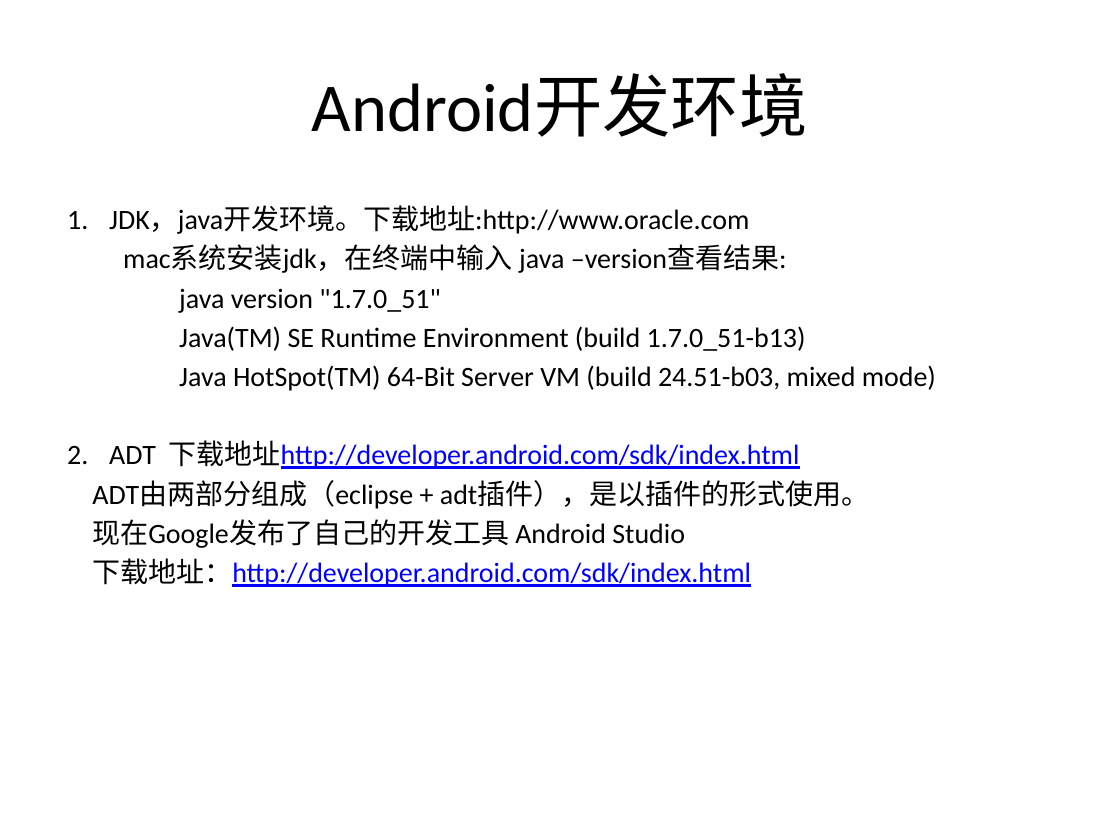
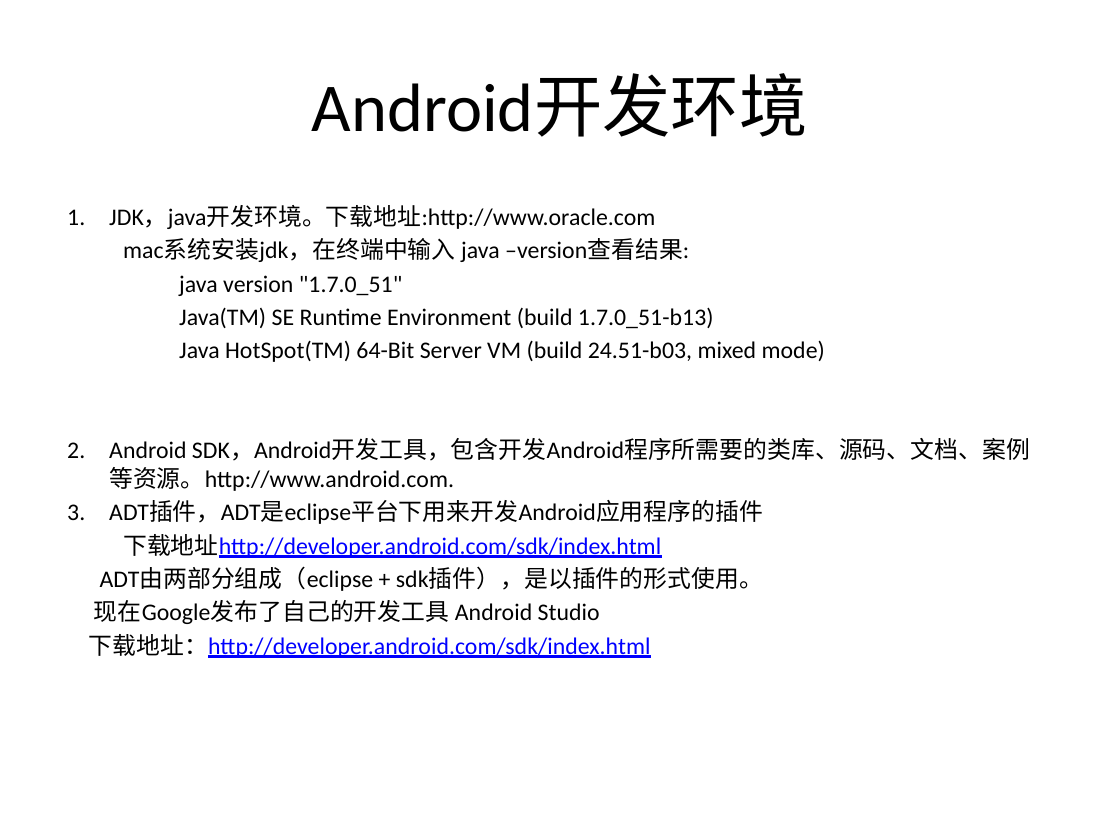
Before and after one commit to alanforgithub/share_content, a slide deck: slide 7 of 文件资料/Android培训-1.pptx. Drawn at 1120x840 pixels with LibreOffice and Linux fonts; fonts in the diff are those of the drawing. Boxes give left, top, right and bottom in pixels: in the first picture for what was removed or moved away, otherwise in the second. Text is boxed around its words. In the diff, an @@ line names an element or a change of style, - is before the commit and + after.

```diff
--- a/文件资料/Android培训-1.pptx
+++ b/文件资料/Android培训-1.pptx
@@ text at (89,205,825,658): size 18 to 15.3 pt in "JDK，java开发环境。下载地址:http://www.oracle.com", "mac系统安装jdk，在终端中输入 java –version查看结果:", "java version "1.7.0_51"", "Java(TM) SE Runtime Environment (build 1.7.0_51-b13)" and 3 more places @@
@@ text at (100,438,1030,591): text changed; size 18 to 15.3 pt; text colour #0000FF to #000000 @@
-2. ADT 下载地址http://developer.android.com/sdk/index.html
-ADT由两部分组成（eclipse + adt插件），是以插件的形式使用。
+2. Android SDK，Android开发工具，包含开发Android程序所需要的类库、源码、文档、案例等资源。http://www.android.com.
+3. ADT插件，ADT是eclipse平台下用来开发Android应用程序的插件
+下载地址http://developer.android.com/sdk/index.html
+ADT由两部分组成（eclipse + sdk插件），是以插件的形式使用。
```
Also in this commit, not shown: 3 slides added, 33 other files.
